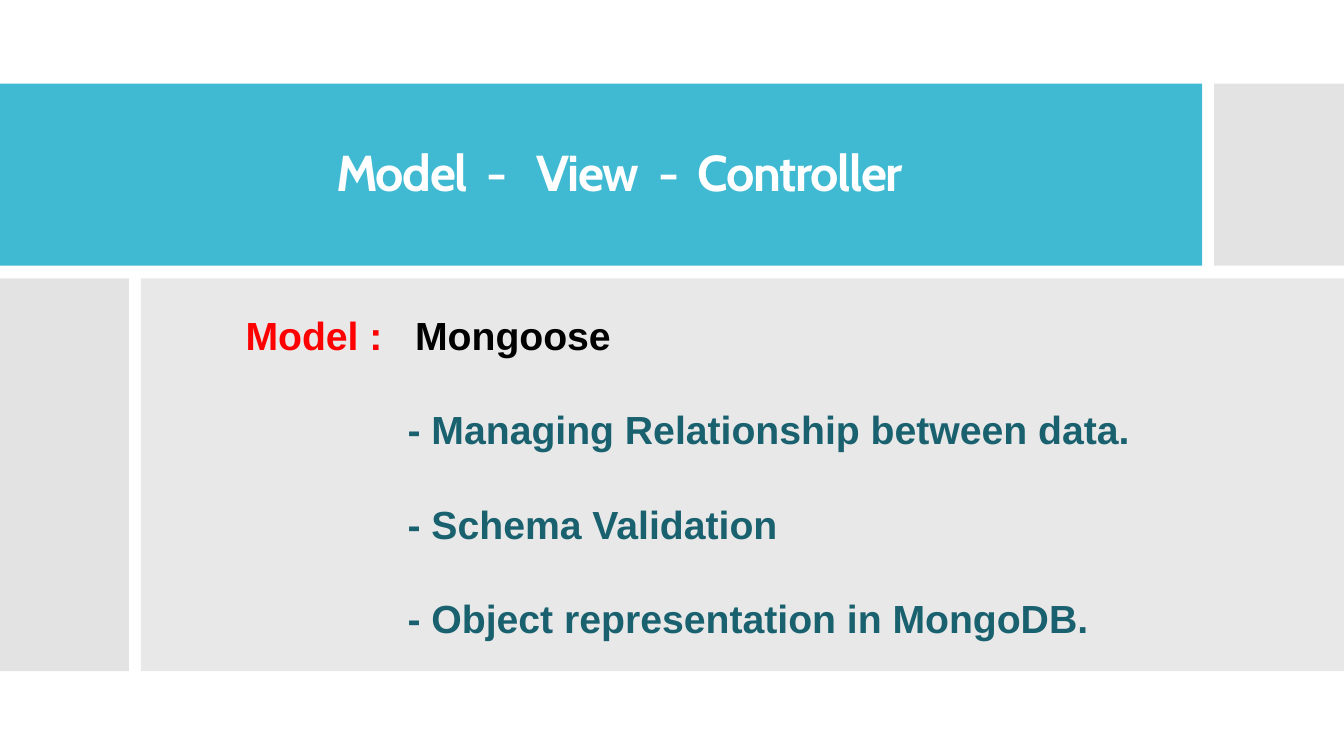
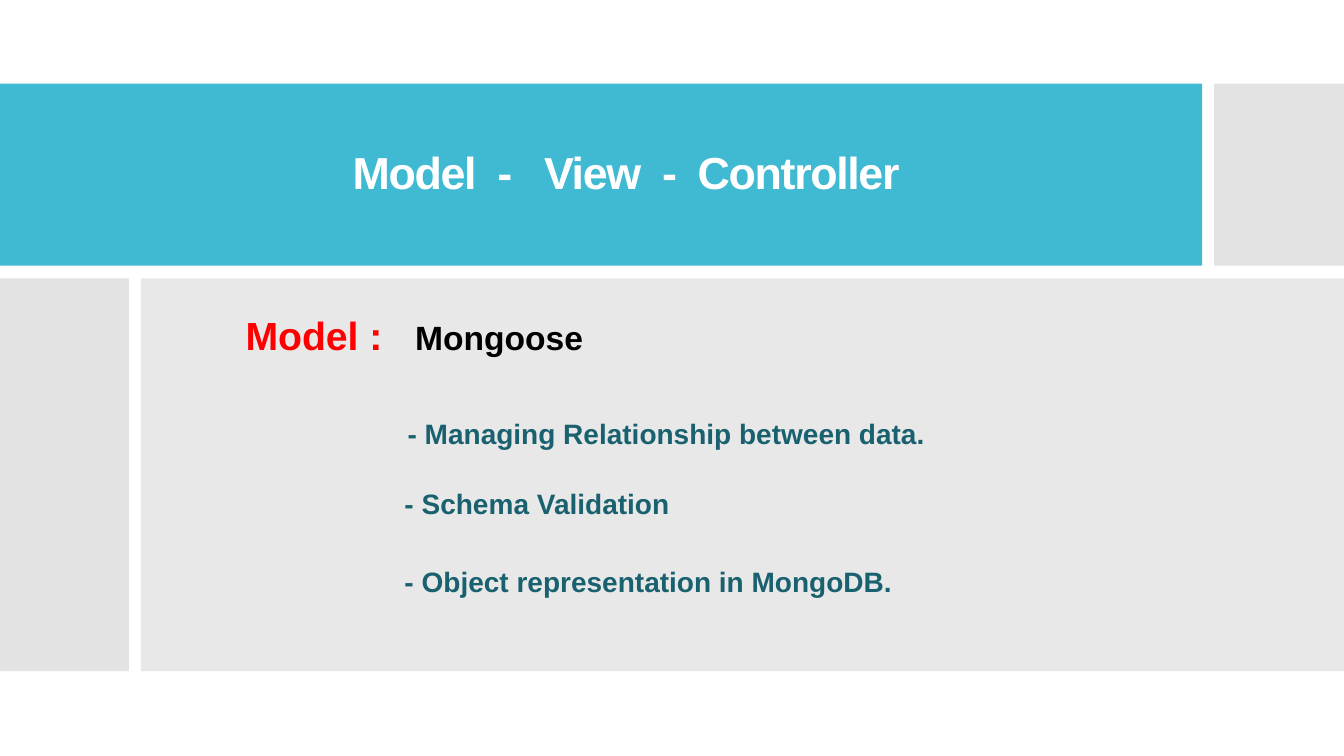
Before and after one commit to wangyang325/CS615Project, a slide deck: slide 4 of Presentation/Social Books.pptx. Drawn at 1344x756 pixels with LibreOffice and Linux fonts; fonts in the diff are those of the drawing. Boxes give left, top, right and bottom in pixels: in the first picture for what was removed or moved away, otherwise in the second. Text is boxed around its words. In the diff, an @@ line names an element or a change of style, - is before the commit and + after.

```diff
--- a/Presentation/Social Books.pptx
+++ b/Presentation/Social Books.pptx
@@ title "Model - View - Controller" at bbox=[353, 156, 900, 190]: size 36 to 32 pt, font Cabin to Arial @@
@@ text "Model : Mongoose" at bbox=[246, 321, 924, 597]: size 28 to 24 pt in "Mongoose"; size 28 to 20 pt in "- Managing Relationship between data.", "- Schema Validation", "- Object representation in MongoDB." @@
```
Also in this commit, not shown: 19 other slides changed, 3 slides removed, 1 other file.
